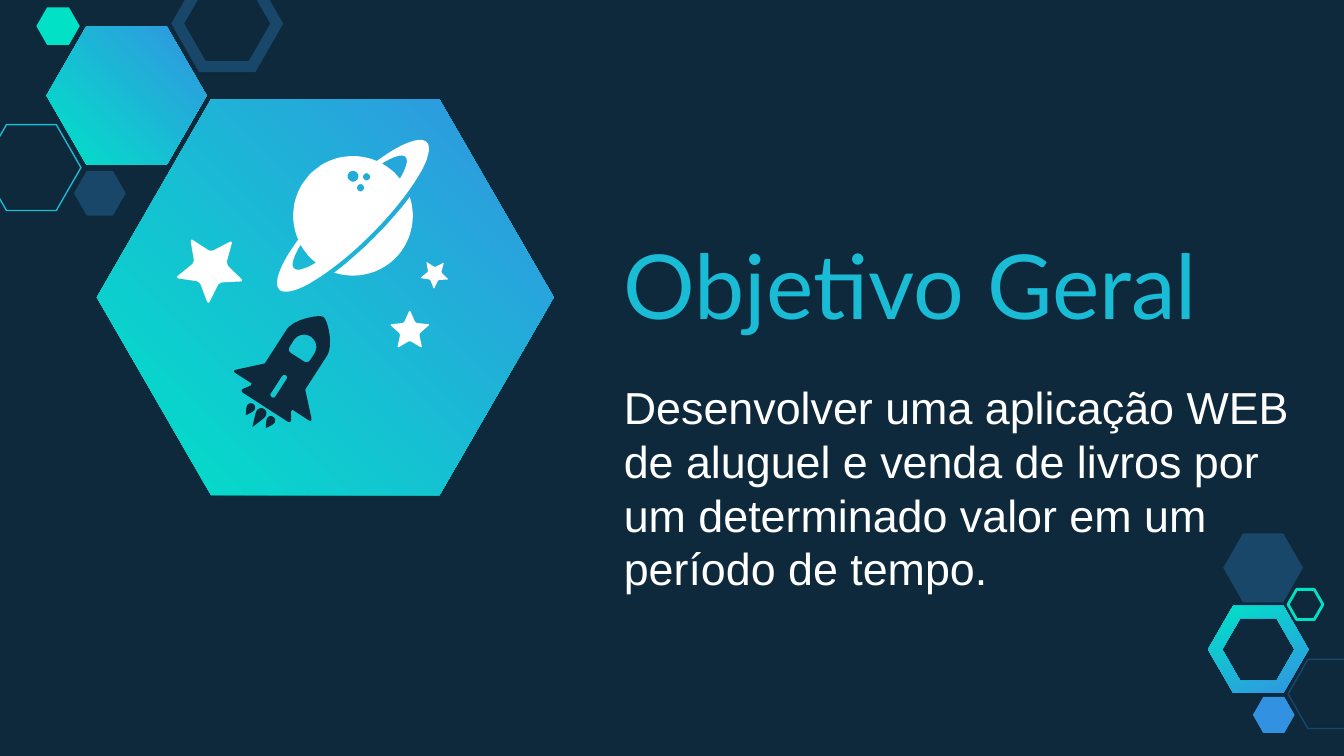
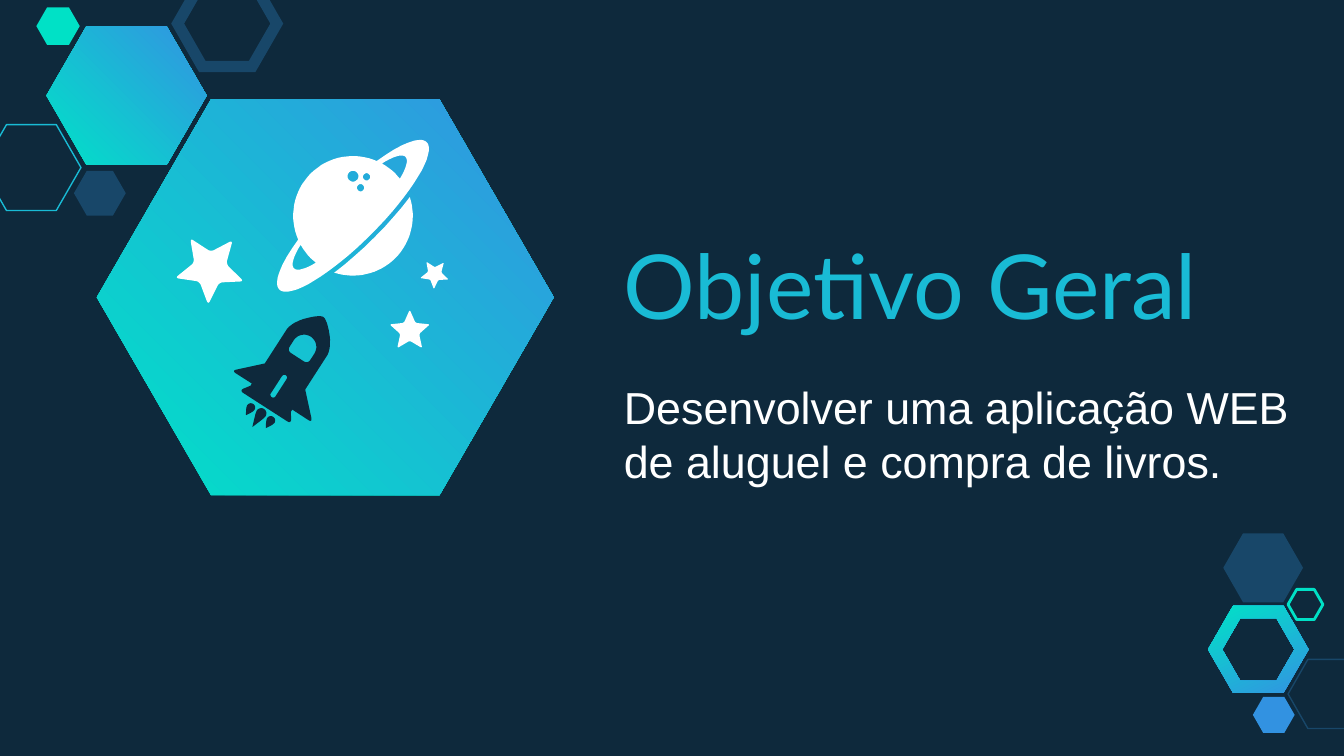
Before and after one commit to RhyanSPisoni/TCC_Web_2020_Mod, a slide deck: slide 4 of brentweb.pptx. Drawn at 1344x756 pixels with LibreOffice and Linux fonts; fonts in the diff are those of the drawing. Boxes give left, top, right and bottom in pixels: in the first picture for what was removed or moved away, otherwise in the second. Text is boxed around its words. In the diff, an @@ line names an element or a change of style, - is before the commit and + after.

```diff
--- a/brentweb.pptx
+++ b/brentweb.pptx
@@ subtitle at box(624, 391, 1289, 487): text changed @@
-Desenvolver uma aplicação WEB de aluguel e venda de livros por um determinado valor em um
-período de tempo.
+Desenvolver uma aplicação WEB de aluguel e compra de livros.
```
Also in this commit, not shown: 7 other slides changed, 2 slides added, 10 other files.
